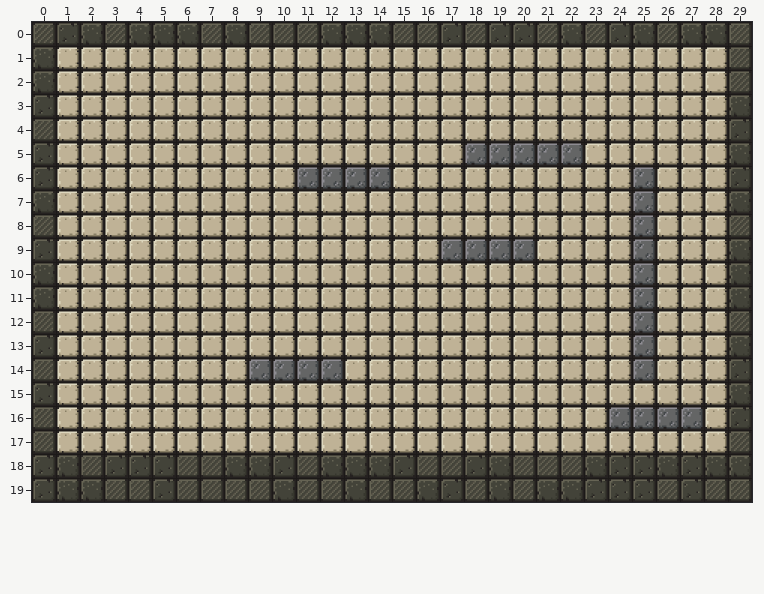
Two versions of a level (Tiled map, Debug.win32/Resources/Map/testPlatform.tmx). Above is the file before it was changed.
Cells are 32x32 px. Shown: x 0..29, y 0..19.
The same view after the edit:
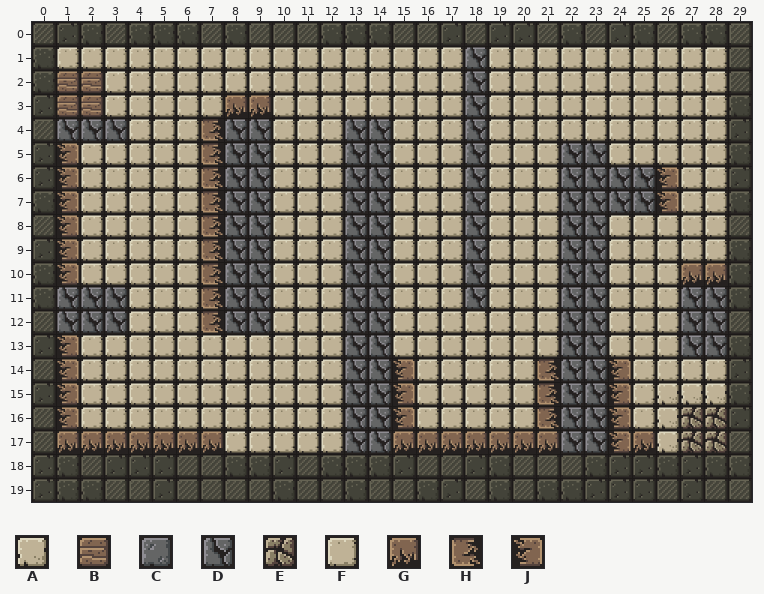
Key: from "warTileset_32x32": A 1, B 3, C 5, D 13, E 20, F 25, G 26, H 26 turned 270, J 26 turned 90.
_ is an empty cell, # one hidden under a higher layer.
Tiles of an added or newly shown layer are drawn over the layers below it.
From old to new:
Layer "Background":
y 15: x 26..28 FFF -> AAA
y 16: x 26 # -> A
y 17: x 26 F -> A
Layer "Platform":
y 1..3: x 18 _ -> D
y 4: x 1..3 ___ -> DDD; x 8..9 __ -> DD; x 13..14 __ -> DD; x 18 _ -> D
y 5: x 8..9 __ -> DD; x 13..14 __ -> DD; x 18..23 CCCCC_ -> D___DD
y 6: x 8..9 __ -> DD; x 11..14 CCCC -> __DD; x 18 _ -> D; x 22..25 ___C -> DDDD
y 7: x 8..9 __ -> DD; x 13..14 __ -> DD; x 18 _ -> D; x 22..25 ___C -> DDDD
y 8: x 8..9 __ -> DD; x 13..14 __ -> DD; x 18 _ -> D; x 22..23 __ -> DD; x 25 C -> _
y 9: x 8..9 __ -> DD; x 13..14 __ -> DD; x 17..20 CCCC -> _D__; x 22..23 __ -> DD; x 25 C -> _
y 10: x 8..9 __ -> DD; x 13..14 __ -> DD; x 18 _ -> D; x 22..23 __ -> DD; x 25 C -> _
y 11: x 1..3 ___ -> DDD; x 8..9 __ -> DD; x 13..14 __ -> DD; x 18 _ -> D; x 22..23 __ -> DD; x 25 C -> _; x 27..28 __ -> DD
y 12: x 1..3 ___ -> DDD; x 8..9 __ -> DD; x 13..14 __ -> DD; x 22..23 __ -> DD; x 25 C -> _; x 27..28 __ -> DD
y 13: x 13..14 __ -> DD; x 22..23 __ -> DD; x 25 C -> _; x 27..28 __ -> DD
y 14: x 9..14 CCCC__ -> ____DD; x 22..23 __ -> DD; x 25 C -> _
y 15: x 13..14 __ -> DD; x 22..23 __ -> DD
y 16: x 13..14 __ -> DD; x 22..27 __CCCC -> DD____
y 17: x 13..14 __ -> DD; x 22..23 __ -> DD
Layer "Snare" (added):
y 3: x 8..9 __ -> GG
y 4: x 7 _ -> H
y 5: x 1 _ -> J; x 7 _ -> H
y 6..7: x 1 _ -> J; x 7 _ -> H; x 26 _ -> J
y 8..9: x 1 _ -> J; x 7 _ -> H
y 10: x 1 _ -> J; x 7 _ -> H; x 27..28 __ -> GG
y 11..12: x 7 _ -> H
y 13: x 1 _ -> J
y 14..16: x 1 _ -> J; x 15 _ -> J; x 21 _ -> H; x 24 _ -> J
y 17: x 1..7 _______ -> GGGGGGG; x 15..21 _______ -> GGGGGGG; x 24..25 __ -> JG
Layer "Target" (added):
y 2..3: x 1..2 __ -> BB
y 16..17: x 27..28 __ -> EE
Changed places in both pictures, as pixel boxes (x1, y1, x2, y2):
changed: (57, 47, 727, 453)
